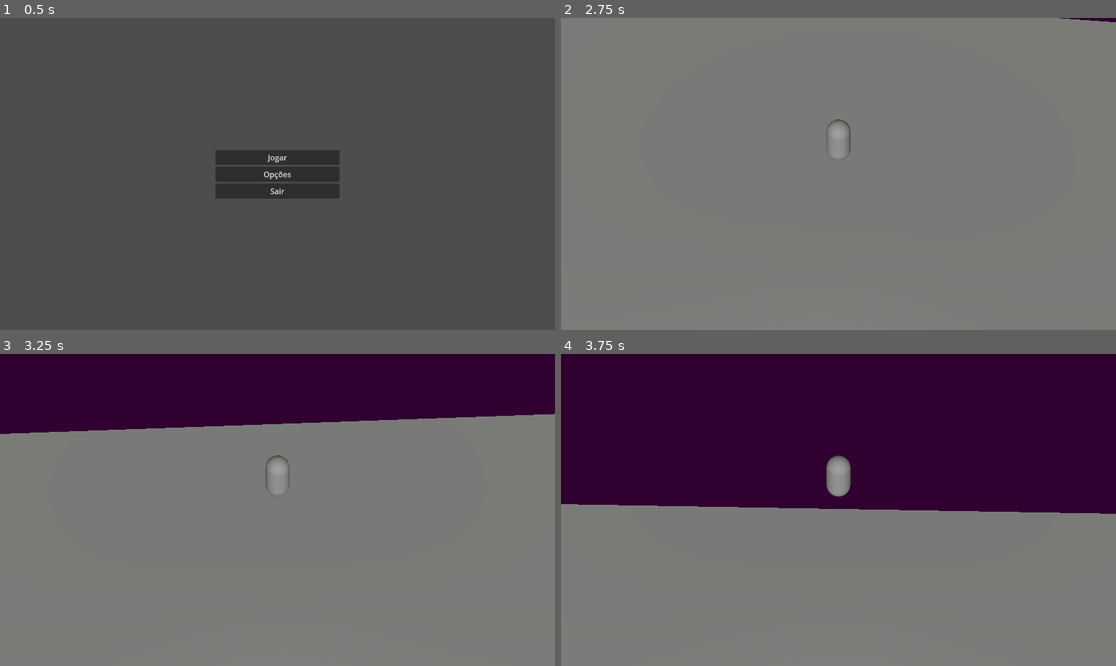
Above: before the commit, frames 1-4 (two rows, left to right).
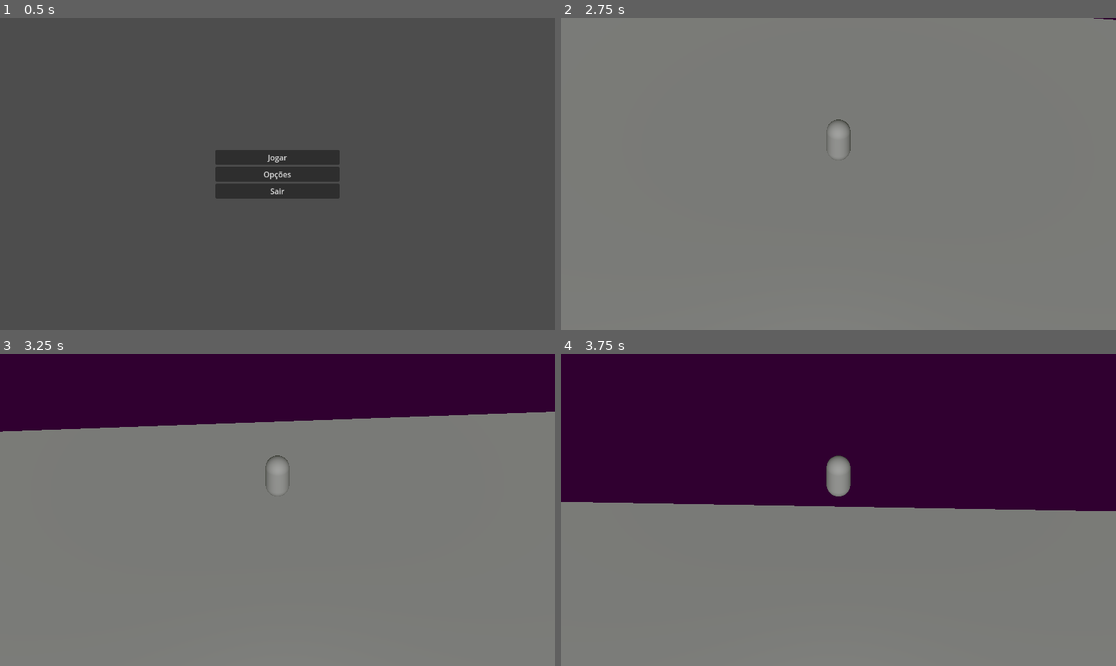
Above: after the commit, the same moments.

Repository: FellowshipOfTheGame/Hotel-Ponte-Negra
Game: Godot game, scene res://scenes/menus/menuPrincipal.tscn
Two runs of this game, one before a commit and one after it. Both use one fixed random seed, a clock stepped at 60 frames per second and the inputs below.
Inputs (mouse positions are in pixels of both pictures, inside the frame that each line leads up to):
- Up to frame 1 (0.5 s): no input
- Up to frame 2 (2.75 s): click "Jogar" at 0.5 s; tap Enter at 1.25 s; move the mouse to (866, 174) at 1.27 s; hold Up (ui_up) from 1.28 s (still down); tap Space at 2 s; move the mouse to (810, 174) at 2.02 s
- Up to frame 3 (3.25 s): keep holding Up (ui_up); tap Enter at 2.75 s; move the mouse to (288, 503) at 2.77 s
- Up to frame 4 (3.75 s): keep holding Up (ui_up); move the mouse to (832, 516) at 3.52 s

Frame 1 is identical in both runs. In frame 2, less than 0.1% of the frame differs, in the area x 89-100%, y 0-2%; in frame 3, 0.8%; in frame 4, 0.8%, in the area x 0-100%, y 47-52%.

Commit message:
Update base.tscn

Diff:
--- a/scenes/base.tscn
+++ b/scenes/base.tscn
@@ -11,6 +11,7 @@
 [node name="Node3D" type="Node3D"]
 
 [node name="Node3D" parent="." instance=ExtResource("2_baglu")]
+transform = Transform3D(1, 0, 0, 0, 1, 0, 0, 0, 1, 0.065587044, 0, 0.13876748)
 
 [node name="Camera3D" type="Camera3D" parent="."]
 transform = Transform3D(1, 0, 0, 0, 0.707107, 0.707107, 0, -0.707107, 0.707107, 0, 10, 30)
